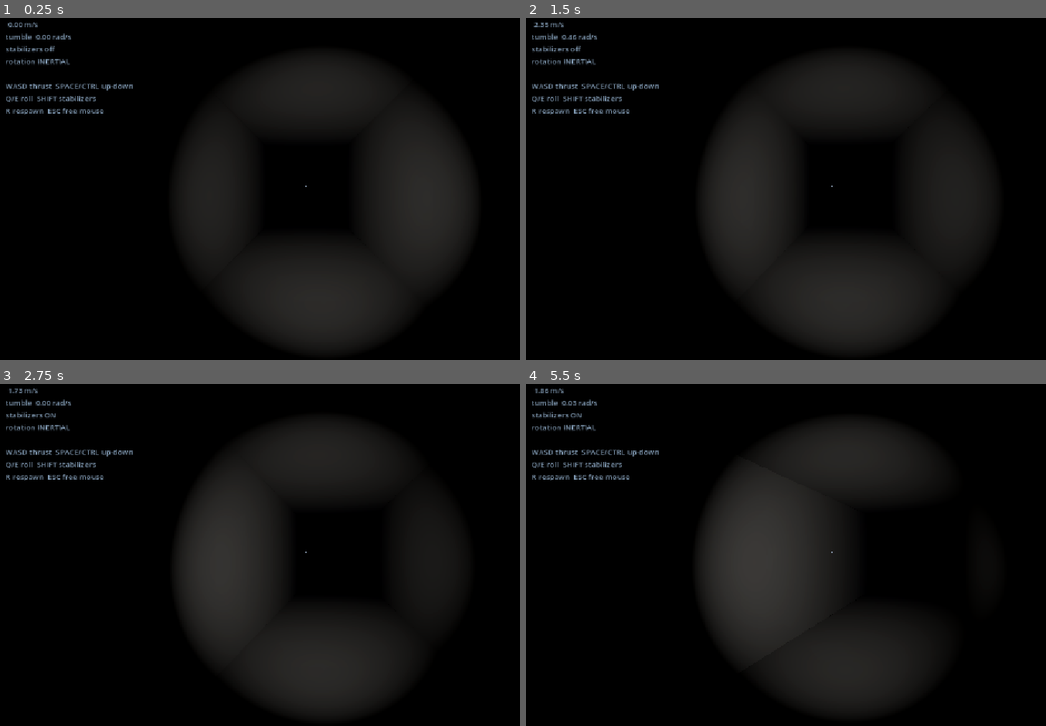
Above: before the commit, frames 1-4 (two rows, left to right).
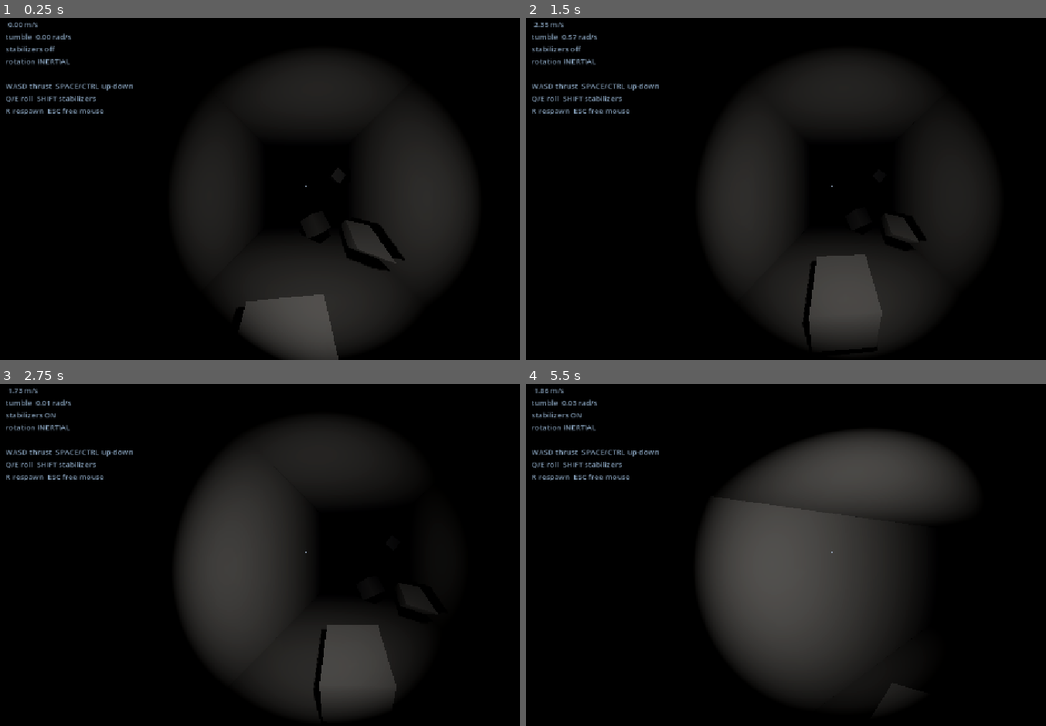
Above: after the commit, the same moments.

Repository: Screwloose-Games/back-in-the-game-jam
Game: Godot game, scene res://prototypes/navigation/navigation_prototype.tscn
The game is run twice, just before and just after one commit, with the same random seed, the same clock (stepped at 60 frames per second) and the same inputs. The project has no main scene, so this scene is started directly.
Inputs (mouse positions are in pixels of both pictures, inside the frame that each line leads up to):
- Up to frame 1 (0.25 s): no input
- Up to frame 2 (1.5 s): tap Enter at 0.5 s; move the mouse to (864, 185) at 0.52 s; hold Shift (stabilize) 0.53-1.28 s; hold S (thrust_back) from 0.53 s (still down); move the mouse to (801, 189) at 1.27 s; tap Shift (stabilize) at 1.35 s
- Up to frame 3 (2.75 s): keep holding S (thrust_back); move the mouse to (322, 544) at 2.02 s; hold Shift (stabilize) from 2.03 s (still down)
- Up to frame 4 (5.5 s): keep holding S (thrust_back); move the mouse to (822, 558) at 2.77 s; release Shift (stabilize) at 2.78 s; tap Shift (stabilize) at 2.85, 4.35 s; move the mouse to (879, 555) at 3.52 s; hold Shift (stabilize) 3.53-4.28 s; move the mouse to (786, 548) at 4.27 s; move the mouse to (838, 551) at 5.02 s; hold Shift (stabilize) from 5.03 s (still down)

The runs differ from the first frame. In frame 1, 3.3% of the frame differs, in the area x 46-78%, y 59-100%; in frame 2, 2.5%; in frame 3, 3.2%; in frame 4, 15%, in the area x 41-85%, y 11-82%.

Commit message:
added terrain juts

Diff:
--- a/prototypes/navigation/corridor_generator.gd
+++ b/prototypes/navigation/corridor_generator.gd
@@ -24,18 +24,47 @@
 
 var _hull_brushes: Array[CSGBox3D] = []
 var _tunnel_brushes: Array[CSGBox3D] = []
-var _obstacle_brushes: Array[CSGBox3D] = []
+
+## Spikes are plain geometry rather than CSG brushes. They only ever stick out
+## into open tunnel, so there is no boolean to compute, and unioning a hundred
+## of them into the combiner would cost far more than it bought.
+var _spike_body: StaticBody3D
+var _spike_mesh := BoxMesh.new()
+var _spike_randomizer := RandomNumberGenerator.new()
+var _spike_density_noise := FastNoiseLite.new()
+var _spike_count := 0
 
 
 func _ready() -> void:
 	_hull_overrun = PrototypeKnobs.CORRIDOR_WIDTH * 0.5 + PrototypeKnobs.WALL_THICKNESS
 	_tunnel_overrun = PrototypeKnobs.CORRIDOR_WIDTH * 0.5
+	_prepare_spikes()
 
 	for path: Array in PrototypeKnobs.CORRIDOR_PATHS:
 		_collect_path_brushes(path)
 
 	_assemble_combiner()
 	_build_end_marker()
+
+
+func _prepare_spikes() -> void:
+	_spike_mesh.size = Vector3.ONE
+	_spike_mesh.material = HULL_MATERIAL
+
+	_spike_randomizer.seed = PrototypeKnobs.SPIKE_RANDOM_SEED
+	_spike_density_noise.seed = PrototypeKnobs.SPIKE_RANDOM_SEED
+	_spike_density_noise.frequency = PrototypeKnobs.SPIKE_CLUSTER_FREQUENCY
+
+	_spike_body = StaticBody3D.new()
+	_spike_body.name = "SpikeBody"
+	_spike_body.collision_layer = 1
+	_spike_body.collision_mask = 0
+	add_child(_spike_body)
+
+
+## Returns how many spikes were placed. Read by the corridor probe.
+func get_spike_count() -> int:
+	return _spike_count
 
 
 func _collect_path_brushes(waypoints: Array) -> void:
@@ -76,45 +105,90 @@
 		)
 	)
 
-	if PrototypeKnobs.SPAWN_OBSTACLES:
-		_collect_span_obstacles(span_start, span_end, span_length, span_transform)
-
-
-## Protruding cubes give the eye something to read parallax against, and punish
-## drifting through a junction without slowing down.
-func _collect_span_obstacles(
+	if PrototypeKnobs.SPAWN_SPIKES:
+		_scatter_span_spikes(span_start, span_end, span_length, span_transform)
+
+
+## Walks the span placing spikes against its four walls. Density comes from
+## noise sampled in world space, so clusters read as continuous thickets across
+## a stretch of corridor rather than restarting at every waypoint.
+func _scatter_span_spikes(
 	span_start: Vector3, span_end: Vector3, span_length: float, span_transform: Transform3D
 ) -> void:
-	var spacing := PrototypeKnobs.METRES_BETWEEN_OBSTACLES
-	# Keep obstacles clear of the junctions at either end, where they would sit
-	# in the middle of an opening rather than against a wall.
-	var distance := spacing
 	var span_direction := (span_end - span_start).normalized()
-	var lateral := span_transform.basis.x
-	var wall_offset := (
-		PrototypeKnobs.CORRIDOR_WIDTH * 0.5 - PrototypeKnobs.OBSTACLE_SIZE * 0.5
-	)
-	var alternate := false
-
-	while distance < span_length - spacing * 0.5:
-		var mount_position := (
-			span_start
-			+ span_direction * distance
-			+ lateral * (wall_offset if alternate else -wall_offset)
+	var wall_axes: Array[Vector3] = [
+		span_transform.basis.x, -span_transform.basis.x,
+		span_transform.basis.y, -span_transform.basis.y,
+	]
+	# Hold spikes back from the ends so they do not grow across a junction
+	# opening, where they would block a turn rather than complicate a corridor.
+	var margin := PrototypeKnobs.CORRIDOR_WIDTH * 0.5
+	var distance := margin
+
+	while distance < span_length - margin:
+		var axis_position := span_start + span_direction * distance
+		var density := (_spike_density_noise.get_noise_3dv(axis_position) + 1.0) * 0.5
+		var spawn_chance := lerpf(
+			PrototypeKnobs.SPIKE_SPARSE_CHANCE, PrototypeKnobs.SPIKE_DENSE_CHANCE, density
 		)
-		_obstacle_brushes.append(
-			_make_brush(
-				Transform3D(span_transform.basis, mount_position),
-				Vector3.ONE * PrototypeKnobs.OBSTACLE_SIZE,
-				CSGShape3D.OPERATION_UNION
-			)
-		)
-		distance += spacing
-		alternate = not alternate
-
-
-## Order matters: hulls union into one solid, tunnels then subtract from it,
-## and obstacles union back in afterwards so they are not carved away.
+		if _spike_randomizer.randf() < spawn_chance:
+			_build_spike(axis_position, wall_axes[_spike_randomizer.randi() % 4])
+		distance += PrototypeKnobs.SPIKE_SAMPLE_STEP
+
+
+func _build_spike(axis_position: Vector3, wall_outward: Vector3) -> void:
+	var length := _spike_randomizer.randf_range(
+		PrototypeKnobs.SPIKE_MIN_LENGTH, PrototypeKnobs.SPIKE_MAX_LENGTH
+	)
+	var thickness := _spike_randomizer.randf_range(
+		PrototypeKnobs.SPIKE_MIN_THICKNESS, PrototypeKnobs.SPIKE_MAX_THICKNESS
+	)
+
+	# Slide the base around on the wall face it is mounted to.
+	var along_wall := wall_outward.cross(Vector3.UP)
+	if along_wall.length_squared() < 0.01:
+		along_wall = wall_outward.cross(Vector3.BACK)
+	along_wall = along_wall.normalized()
+	var slide := PrototypeKnobs.CORRIDOR_WIDTH * 0.5 - thickness
+	var base_position := (
+		axis_position
+		+ wall_outward * PrototypeKnobs.CORRIDOR_WIDTH * 0.5
+		+ along_wall * _spike_randomizer.randf_range(-slide, slide)
+	)
+
+	# Lean the spike off the wall normal by a random amount, in a random
+	# direction around it, so no two read as parallel.
+	var tilt_axis := along_wall.rotated(wall_outward, _spike_randomizer.randf_range(0.0, TAU))
+	var spike_direction := (-wall_outward).rotated(
+		tilt_axis,
+		deg_to_rad(_spike_randomizer.randf_range(0.0, PrototypeKnobs.SPIKE_MAX_TILT_DEGREES))
+	)
+
+	var spike_basis := Basis.looking_at(spike_direction, _pick_reference_up(spike_direction))
+	var spike_center := (
+		base_position + spike_direction * (length * 0.5 - PrototypeKnobs.SPIKE_EMBED_DEPTH)
+	)
+
+	var spike_mesh_instance := MeshInstance3D.new()
+	spike_mesh_instance.mesh = _spike_mesh
+	spike_mesh_instance.transform = Transform3D(
+		spike_basis.scaled(Vector3(thickness, thickness, length)), spike_center
+	)
+	add_child(spike_mesh_instance)
+
+	# The collider carries its size on the shape rather than as node scale,
+	# which physics does not handle reliably.
+	var spike_shape := BoxShape3D.new()
+	spike_shape.size = Vector3(thickness, thickness, length)
+	var spike_collider := CollisionShape3D.new()
+	spike_collider.shape = spike_shape
+	spike_collider.transform = Transform3D(spike_basis, spike_center)
+	_spike_body.add_child(spike_collider)
+
+	_spike_count += 1
+
+
+## Order matters: hulls union into one solid, then tunnels subtract from it.
 func _assemble_combiner() -> void:
 	var combiner := CSGCombiner3D.new()
 	combiner.name = "HullCombiner"
@@ -128,8 +202,6 @@
 		combiner.add_child(brush)
 	for brush in _tunnel_brushes:
 		combiner.add_child(brush)
-	for brush in _obstacle_brushes:
-		combiner.add_child(brush)
 
 
 func _make_brush(
@@ -145,12 +217,18 @@
 ## Builds a basis whose local Z runs along the span, centred on its midpoint.
 func _make_span_transform(span_start: Vector3, span_end: Vector3) -> Transform3D:
 	var span_direction := (span_end - span_start).normalized()
-	var reference_up := Vector3.UP
-	if absf(span_direction.dot(reference_up)) > 0.99:
-		reference_up = Vector3.BACK
 	return Transform3D(
-		Basis.looking_at(span_direction, reference_up), (span_start + span_end) * 0.5
-	)
+		Basis.looking_at(span_direction, _pick_reference_up(span_direction)),
+		(span_start + span_end) * 0.5
+	)
+
+
+## Basis.looking_at fails when its up vector is parallel to the direction, so
+## vertical spans and straight-down spikes need a different reference.
+func _pick_reference_up(direction: Vector3) -> Vector3:
+	if absf(direction.dot(Vector3.UP)) > 0.99:
+		return Vector3.BACK
+	return Vector3.UP
 
 
 ## Caps the last waypoint of the last path with an emissive panel, so the run
@@ -169,11 +247,8 @@
 	marker.mesh = marker_mesh
 	marker.material_override = MARKER_MATERIAL
 
-	var reference_up := Vector3.UP
-	if absf(approach_direction.dot(reference_up)) > 0.99:
-		reference_up = Vector3.BACK
 	marker.transform = Transform3D(
-		Basis.looking_at(approach_direction, reference_up),
+		Basis.looking_at(approach_direction, _pick_reference_up(approach_direction)),
 		marker_position + approach_direction * (_tunnel_overrun - 0.1)
 	)
 	add_child(marker)
--- a/prototypes/navigation/prototype_knobs.gd
+++ b/prototypes/navigation/prototype_knobs.gd
@@ -8,7 +8,7 @@
 ## over whatever is saved in the .tscn files - there is nothing to tweak in the
 ## inspector, and no exported copy of these that could drift out of sync.
 
-# --- Movement --------------------------------------------------------------
+#region Movement
 
 enum RotationMode {
 	## Mouse and roll input map straight onto this frame's rotation. Snappy and
@@ -48,7 +48,7 @@
 ## stop moving the mouse, approaching DIRECT. Spin decays to roughly 5% of its
 ## peak after 3 / ANGULAR_DRAG seconds, so 3.0 settles in about a second.
 ## INERTIAL only.
-const ANGULAR_DRAG := 2.0
+const ANGULAR_DRAG := 1.0
 
 ## Fraction of drift speed shed per second while stabilizers (Shift) are held.
 const LINEAR_STABILIZER_RATE := 4.0
@@ -62,8 +62,9 @@
 
 ## Fraction of speed shed per second while scraping along a surface.
 const SCRAPE_FRICTION := 1.5
+#endregion
 
-# --- Draw distance ---------------------------------------------------------
+#region Draw Distance
 
 ## Metres at which fog starts to thicken. Below this you see clearly.
 const FOG_DEPTH_BEGIN := 2.0
@@ -83,7 +84,9 @@
 
 ## How far the helmet lamp throws, in metres.
 const HELMET_LAMP_RANGE := 14.0
+#endregion
 
+#region Map Geometry
 # --- Corridor dimensions ---------------------------------------------------
 
 ## Interior width and height of the tunnel, in metres.
@@ -92,12 +95,45 @@
 ## How thick the hull around the tunnel is, in metres.
 const WALL_THICKNESS := 0.4
 
-const SPAWN_OBSTACLES := true
+# --- Spikes ----------------------------------------------------------------
+#
+# Boxes jutting inward off the tunnel walls at assorted lengths and angles.
+# They are terrain only - nothing about them hurts you, they just make a
+# corridor awkward to thread. A spike at SPIKE_MIN_LENGTH reads as a small
+# stub cube; one at SPIKE_MAX_LENGTH is a proper spar to steer around.
 
-## Metres of corridor between protruding wall cubes.
-const METRES_BETWEEN_OBSTACLES := 9.0
+const SPAWN_SPIKES := true
 
-const OBSTACLE_SIZE := 0.45
+## Fixed so the same map comes back every run. Change it to roll a new field
+## of spikes; the corridor layout itself does not move.
+const SPIKE_RANDOM_SEED := 20260731
+
+## How often along a corridor a spike is considered, in metres. Smaller means
+## denser clusters are possible and generation costs more.
+const SPIKE_SAMPLE_STEP := 0.6
+
+## Chance of placing a spike at a sample point in the emptiest stretches.
+const SPIKE_SPARSE_CHANCE := 0.04
+
+## Chance of placing one in the thickest clusters.
+const SPIKE_DENSE_CHANCE := 0.7
+
+## How quickly density swings between sparse and dense along the corridor.
+## Lower spreads the clusters out into long stretches, higher chops the map
+## into short alternating patches.
+const SPIKE_CLUSTER_FREQUENCY := 0.06
+
+const SPIKE_MIN_LENGTH := 0.4
+const SPIKE_MAX_LENGTH := 1.5
+
+const SPIKE_MIN_THICKNESS := 0.18
+const SPIKE_MAX_THICKNESS := 0.5
+
+## Maximum lean away from straight-out-of-the-wall, in degrees.
+const SPIKE_MAX_TILT_DEGREES := 45.0
+
+## How far a spike's base is buried in the wall so it never floats free of it.
+const SPIKE_EMBED_DEPTH := 0.15
 
 # --- Corridor layout -------------------------------------------------------
 #
@@ -144,3 +180,4 @@
 	# does not read as part of the 45/90 grammar. The end marker sits here.
 	[JUNCTION_LOOP_RETURN, Vector3(24, 0, -10), Vector3(32, 0, -4)],
 ]
+#endregion
